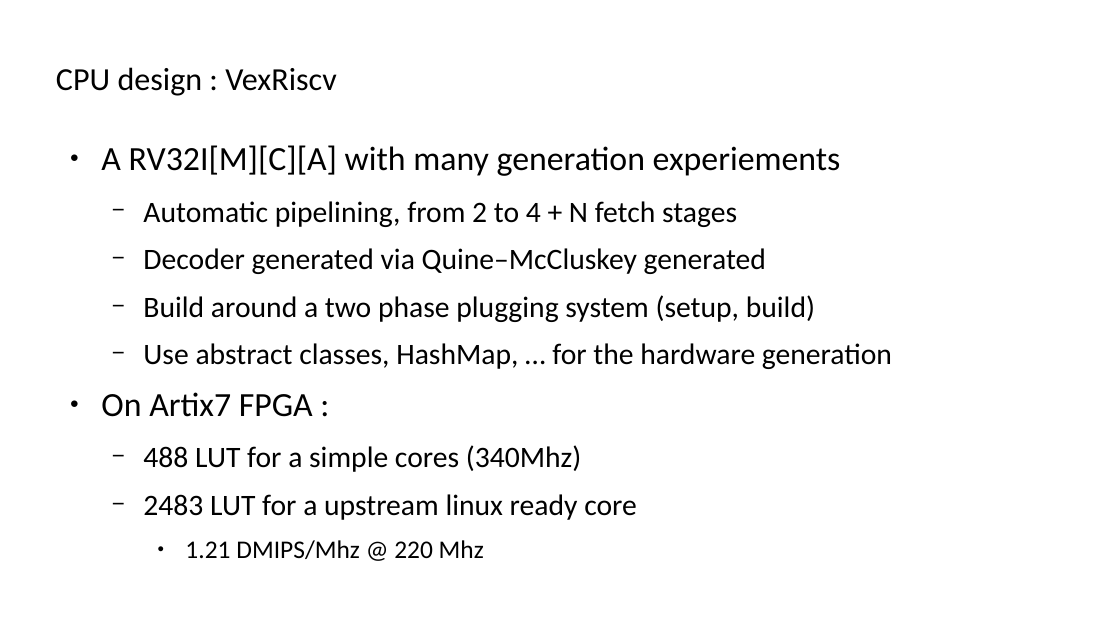
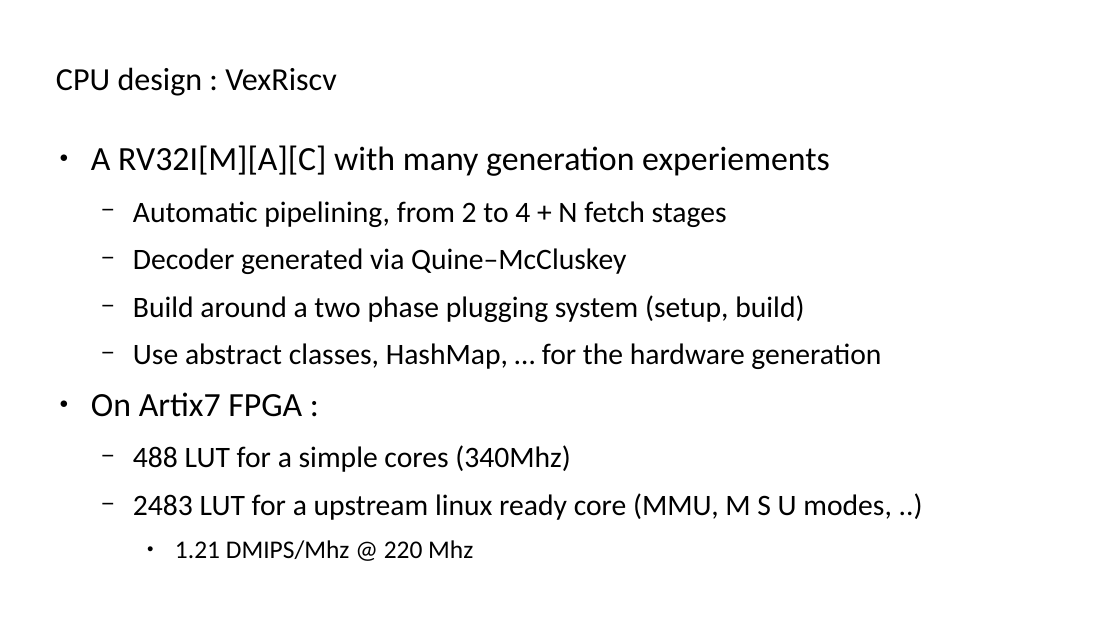
Before and after one commit to SpinalHDL/SpinalDoc, a slide deck: slide 16 of presentation/en/wosh_2019.odp (slide 15 before the commit). Drawn at 1120x630 pixels with LibreOffice and Linux fonts; fonts in the diff are those of the drawing. Boxes give left, top, right and bottom in pixels: in the first picture for what was removed or moved away, otherwise in the second. Text is boxed around its words. In the diff, an @@ line names an element or a change of style, - is before the commit and + after.

```diff
--- a/presentation/en/wosh_2019.odp
+++ b/presentation/en/wosh_2019.odp
@@ text "A RV32I[M][A][C] with many generation ...": place and size @@
-text "A RV32I[M][A][C] with many generation ..." at box(101, 145, 892, 559)
+text "A RV32I[M][A][C] with many generation ..." at box(91, 145, 892, 559)
@@ text at box(91, 145, 830, 176): text changed @@
-● A RV32I[M][C][A] with many generation experiements
+● A RV32I[M][A][C] with many generation experiements
@@ text at box(133, 248, 626, 274): text changed @@
-  − Decoder generated via Quine–McCluskey generated
+  − Decoder generated via Quine–McCluskey
@@ text at box(133, 493, 892, 520): text changed @@
-  − 2483 LUT for a upstream linux ready core
+  − 2483 LUT for a upstream linux ready core (MMU, M S U modes, ..)
```
Also in this commit, not shown: 1 other slide changed, 1 slide added.
